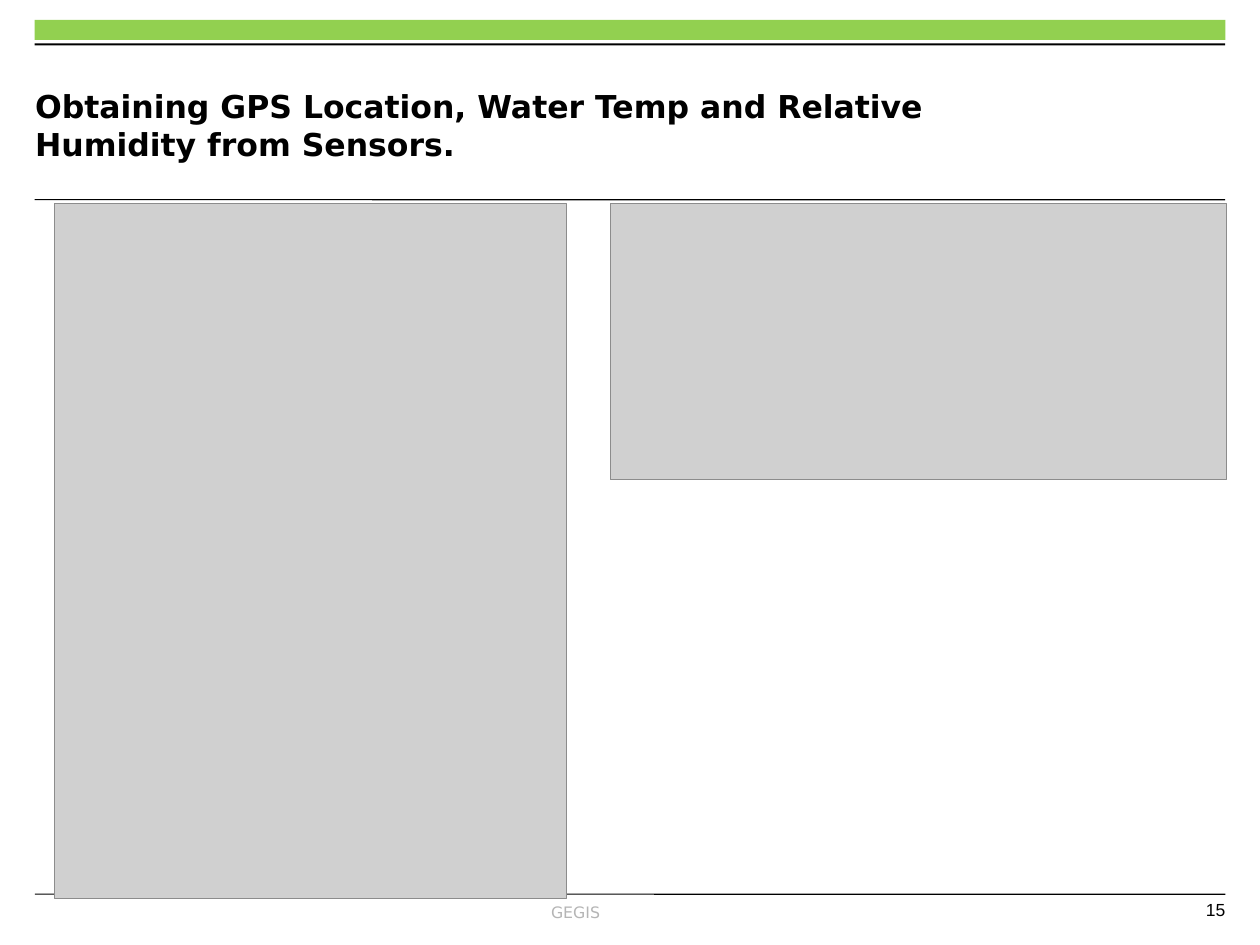
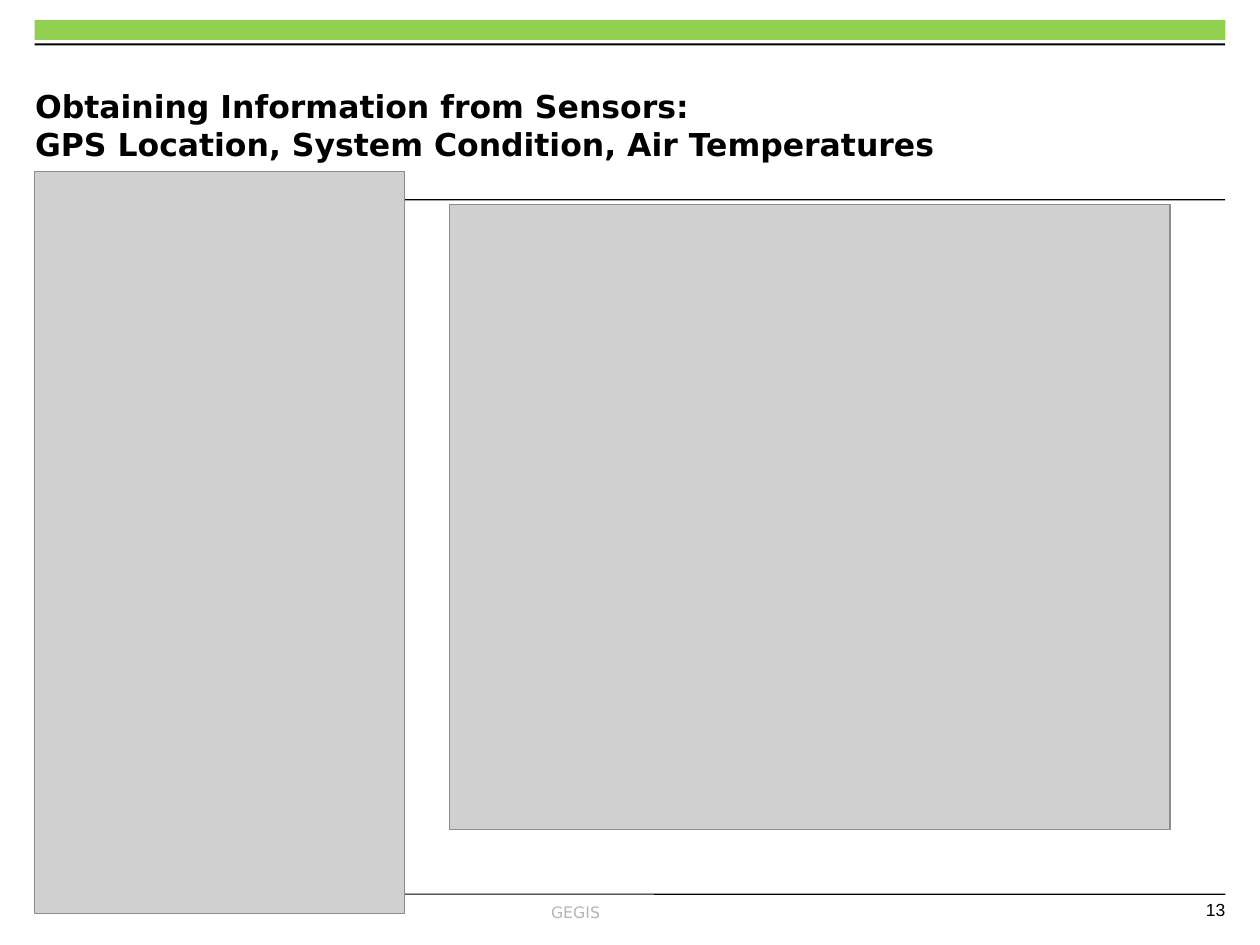
Before and after one commit to OkomoJacob/FinalYearProject, a slide deck: slide 13 of Dr. E Nduati, Superviser/Submissions/ENC222-0149_2017_OKOMO_JACOB_1234.pptx (slide 15 before the commit). Drawn at 1260x945 pixels with LibreOffice and Linux fonts; fonts in the diff are those of the drawing; grey boxes stand for pictures; background and template pictures are left out. Boxes give left, top, right and bottom in pixels: in the first picture for what was removed or moved away, otherwise in the second. Text is boxed around its words. In the diff, an @@ line names an element or a change of style, - is before the commit and + after.

```diff
--- a/Dr. E Nduati, Superviser/Submissions/ENC222-0149_2017_OKOMO_JACOB_1234.pptx
+++ b/Dr. E Nduati, Superviser/Submissions/ENC222-0149_2017_OKOMO_JACOB_1234.pptx
@@ title at (x1=35, y1=94, x2=934, y2=163): text changed @@
-Obtaining GPS Location, Water Temp and Relative Humidity from Sensors.
+Obtaining Information from Sensors:
+GPS Location, System Condition, Air Temperatures
@@ picture resized from (x1=54, y1=204, x2=566, y2=900) to (x1=34, y1=171, x2=404, y2=914) @@
@@ picture added at (x1=450, y1=204, x2=1171, y2=829) @@
@@ picture removed at (x1=610, y1=204, x2=1226, y2=480) @@
@@ page number at (x1=1206, y1=903, x2=1225, y2=916): text changed @@
-15
+13
```
Also in this commit, not shown: 4 other slides changed, 2 slides removed.
